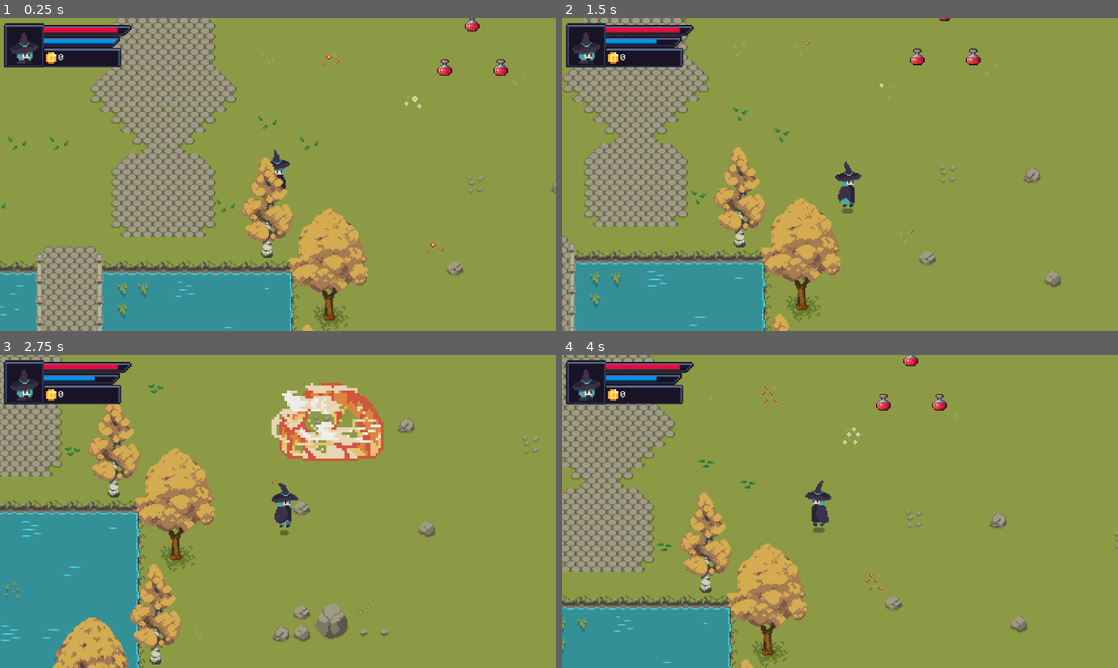
Above: before the commit, frames 1-4 (two rows, left to right).
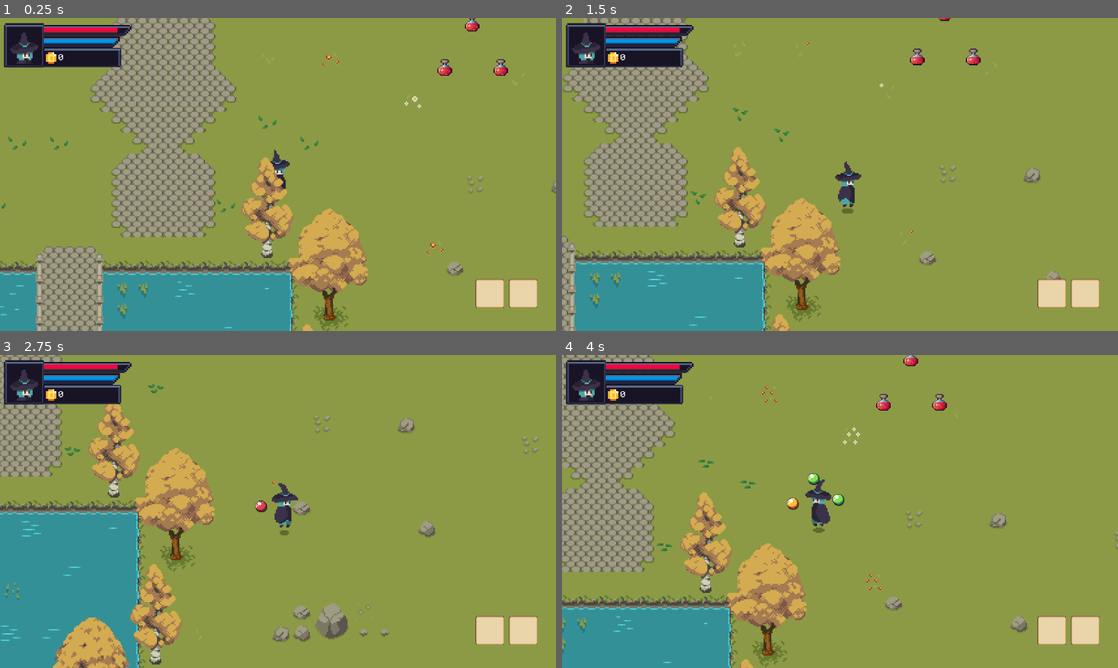
Above: after the commit, the same moments.

Repository: rahuldshetty/the-elemental-game
Game: Godot game, scene res://Scenes/Game.tscn
Same seed, same stepped clock (60 frames per second), same inputs: the game is played once before the commit and once after it. The project has no main scene, so this scene is started directly.
Inputs (mouse positions are in pixels of both pictures, inside the frame that each line leads up to):
- Up to frame 1 (0.25 s): no input
- Up to frame 2 (1.5 s): move the mouse to (962, 158) at 0.52 s; hold Right (ui_right) 0.53-1.28 s; click (962, 158) at 0.6 s; right-click (962, 158) at 0.8 s; move the mouse to (728, 190) at 1.27 s; hold Down (ui_down) from 1.28 s (still down); right-click (728, 190) at 1.35 s
- Up to frame 3 (2.75 s): tap Middle mouse button (fuse_element, bound only after the com… at 1.55, 2.1 s; move the mouse to (333, 442) at 2.02 s; release Down (ui_down) at 2.03 s; hold Right (ui_right) from 2.03 s (still down); tap 1 (orb1, bound only after the commit) at 2.3 s
- Up to frame 4 (4 s): move the mouse to (812, 574) at 2.77 s; release Right (ui_right) at 2.78 s; hold Up (ui_up) 2.78-3.53 s; tap 1 (orb1, bound only after the commit) at 2.85 s; tap 2 (orb2, bound only after the commit) at 3.05, 3.6 s; move the mouse to (1006, 558) at 3.52 s; hold Left (ui_left) from 3.53 s (still down); tap 3 (orb3, bound only after the commit) at 3.8 s

The runs differ from the first frame. In frame 1, 0.9% of the frame differs, in the area x 85-97%, y 83-93%; in frame 2, 1.0%; in frame 3, 4.7%, in the area x 17-97%, y 6-93%; in frame 4, 1.3%.

Commit message:
added element fusion and spells framework

Diff:
--- a/Scenes/Player.tscn
+++ b/Scenes/Player.tscn
@@ -6,6 +6,9 @@
 [ext_resource type="Texture2D" uid="uid://cbwysr46msphu" path="res://Sprites/gui/GUI.png" id="4_0fx2v"]
 [ext_resource type="Texture2D" uid="uid://bjti1ypofpu2k" path="res://Sprites/blue_witch/B_witch_charge.png" id="4_6av8i"]
 [ext_resource type="FontFile" uid="uid://cxt6sqemyvl3v" path="res://Fonts/monogram-extended.ttf" id="5_i4o17"]
+[ext_resource type="Texture2D" uid="uid://kawtr4ug4frn" path="res://Sprites/spell_gui/Spells/fire_spell.png" id="7_5ow7t"]
+[ext_resource type="Texture2D" uid="uid://coaf2chkfcm4w" path="res://Sprites/gui/#2 - Transparent Icons & Drop Shadow.png" id="7_tvxmu"]
+[ext_resource type="Texture2D" uid="uid://bmawntbpnhsfo" path="res://Sprites/spell_gui/Spells/ice_spell.png" id="8_avkua"]
 
 [sub_resource type="AtlasTexture" id="AtlasTexture_4hp8v"]
 atlas = ExtResource("1_yrakr")
@@ -189,6 +192,22 @@
 atlas = ExtResource("4_0fx2v")
 region = Rect2(121.431, 48.7289, 38.242, 10.9456)
 
+[sub_resource type="AtlasTexture" id="AtlasTexture_islay"]
+atlas = ExtResource("4_0fx2v")
+region = Rect2(49.7014, 97.675, 28.5125, 28.5125)
+
+[sub_resource type="AtlasTexture" id="AtlasTexture_pfamp"]
+atlas = ExtResource("7_tvxmu")
+region = Rect2(0, 580, 32, 28)
+
+[sub_resource type="AtlasTexture" id="AtlasTexture_8t4gc"]
+atlas = ExtResource("7_tvxmu")
+region = Rect2(128, 580, 32, 28)
+
+[sub_resource type="AtlasTexture" id="AtlasTexture_1uc7y"]
+atlas = ExtResource("7_tvxmu")
+region = Rect2(68, 580, 32, 28)
+
 [node name="Player" type="CharacterBody2D" groups=["player"]]
 z_index = 10
 script = ExtResource("1_3k0ro")
@@ -207,7 +226,6 @@
 position_smoothing_enabled = true
 
 [node name="PlayerHUD" type="CanvasLayer" parent="."]
-visible = false
 
 [node name="HPBar" type="TextureProgressBar" parent="PlayerHUD"]
 offset_left = 95.0
@@ -288,8 +306,110 @@
 wait_time = 1.4
 one_shot = true
 
+[node name="Control" type="Control" parent="PlayerHUD"]
+layout_mode = 3
+anchors_preset = 0
+offset_right = 40.0
+offset_bottom = 40.0
+
+[node name="SpellHud1" type="TextureRect" parent="PlayerHUD/Control"]
+layout_mode = 1
+anchors_preset = 3
+anchor_left = 1.0
+anchor_top = 1.0
+anchor_right = 1.0
+anchor_bottom = 1.0
+offset_left = 1055.0
+offset_top = 561.0
+offset_right = 1120.0
+offset_bottom = 626.0
+grow_horizontal = 0
+grow_vertical = 0
+texture = SubResource("AtlasTexture_islay")
+
+[node name="Spell1" type="TextureRect" parent="PlayerHUD/Control/SpellHud1"]
+layout_mode = 1
+anchors_preset = 8
+anchor_left = 0.5
+anchor_top = 0.5
+anchor_right = 0.5
+anchor_bottom = 0.5
+offset_left = -29.5
+offset_top = -29.5
+offset_right = 29.5
+offset_bottom = 29.5
+grow_horizontal = 2
+grow_vertical = 2
+texture = ExtResource("7_5ow7t")
+
+[node name="SpellHud2" type="TextureRect" parent="PlayerHUD/Control"]
+layout_mode = 1
+anchors_preset = 3
+anchor_left = 1.0
+anchor_top = 1.0
+anchor_right = 1.0
+anchor_bottom = 1.0
+offset_left = 1132.0
+offset_top = 561.0
+offset_right = 1197.0
+offset_bottom = 626.0
+grow_horizontal = 0
+grow_vertical = 0
+texture = SubResource("AtlasTexture_islay")
+
+[node name="Spell2" type="TextureRect" parent="PlayerHUD/Control/SpellHud2"]
+layout_mode = 1
+anchors_preset = 8
+anchor_left = 0.5
+anchor_top = 0.5
+anchor_right = 0.5
+anchor_bottom = 0.5
+offset_left = -29.5
+offset_top = -29.5
+offset_right = 30.5
+offset_bottom = 29.5
+grow_horizontal = 2
+grow_vertical = 2
+texture = ExtResource("8_avkua")
+
 [node name="AudioListener2D" type="AudioListener2D" parent="."]
 current = true
 
+[node name="GamicHUD" type="Control" parent="."]
+visible = false
+layout_mode = 3
+anchors_preset = 15
+anchor_right = 1.0
+anchor_bottom = 1.0
+grow_horizontal = 2
+grow_vertical = 2
+
+[node name="Orb1" type="TextureRect" parent="GamicHUD"]
+layout_mode = 0
+offset_left = -24.0
+offset_top = -9.0
+offset_right = -13.0
+offset_bottom = 1.0
+texture = SubResource("AtlasTexture_pfamp")
+expand_mode = 2
+
+[node name="Orb2" type="TextureRect" parent="GamicHUD"]
+layout_mode = 0
+offset_left = -8.0
+offset_top = -28.0
+offset_right = 3.0
+offset_bottom = -18.0
+texture = SubResource("AtlasTexture_8t4gc")
+expand_mode = 2
+
+[node name="Orb3" type="TextureRect" parent="GamicHUD"]
+layout_mode = 0
+offset_left = 11.0
+offset_top = -12.0
+offset_right = 22.0
+offset_bottom = -2.0
+texture = SubResource("AtlasTexture_1uc7y")
+expand_mode = 2
+
 [connection signal="animation_finished" from="AnimatedSprite2D" to="." method="_on_animated_sprite_2d_animation_finished"]
 [connection signal="timeout" from="PlayerHUD/PlayerNotification/PlayerNotificationTimer" to="." method="_on_player_notification_timer_timeout"]
--- a/Scripts/Player.gd
+++ b/Scripts/Player.gd
@@ -22,15 +22,78 @@
 @onready var player_notif_timer:Timer = $PlayerHUD/PlayerNotification/PlayerNotificationTimer
 
 # Spells
+@onready var orb1:TextureRect = $GamicHUD/Orb1
+@onready var orb2:TextureRect = $GamicHUD/Orb2
+@onready var orb3:TextureRect = $GamicHUD/Orb3
+
+@onready var spell1:TextureRect = $PlayerHUD/Control/SpellHud1/Spell1
+@onready var spell2:TextureRect = $PlayerHUD/Control/SpellHud2/Spell2
+
+var selected_orbs:Array = []
+const MAX_ORBS = 3
+
+var ORBS = [
+	{
+		"id": 0,
+		"name": "Fire",
+		"x": 0,
+	},
+	{
+		"id": 1,
+		"name": "Earth",
+		"x": 68,
+	},
+	{
+		"id": 2,
+		"name": "Wind",
+		"x": 100,
+	},
+	{
+		"id": 3,
+		"name": "Water",
+		"x": 32,
+	},
+	{
+		"id": 4,
+		"name": "Void",
+		"x": 128,
+	}
+]
+
+const SPELL_ICON_PREFIX = "res://Sprites/spell_gui/"
+
+var select_spells = []
+const MAX_SPELS = 2
+
+var SPELLS = {
+	Vector3i(0,0,0) : {
+		"id": 0,
+		"name": "Fire Blast",
+		"icon": "Spells/fire_spell.png",
+		"orbs": [0,0,0],
+		"function": fire_blast,
+		"mana": 30
+	}
+}
+
 var casting_spell = false
 
 ## Fire Blast
 @export var Fire_Blast_Scene: PackedScene
 const BLAST_OFF_DISTANCE:int = 150
-const FIRE_BLAST_MANA:int = 30
 
 func _ready():
 	animation.play("idle")
+	$GamicHUD.visible = true
+
+
+	orb1.visible = false
+	orb2.visible = false
+	orb3.visible = false
+
+	spell1.visible =  false
+	spell2.visible = false
+
 	hud.visible = true
 	init_player_stats()
 
@@ -103,20 +166,89 @@
 		player_notification.visible = false
 	player_notification.text = "\n".join(notifications)
 
+# Orbs Stuff
+func get_orb_draw_region(x):
+	return Rect2(x, 580, 32, 28)
+
+func draw_orbs():
+	if len(selected_orbs) >= 1:
+		orb1.texture.region = get_orb_draw_region(selected_orbs[0]['x'])
+		orb1.visible = true
+	if len(selected_orbs) >= 2:
+		orb2.texture.region = get_orb_draw_region(selected_orbs[1]['x'])
+		orb2.visible = true
+	if len(selected_orbs) >= 3:
+		orb3.texture.region = get_orb_draw_region(selected_orbs[2]['x'])
+		orb3.visible = true
+
+func add_orb(idx):
+	selected_orbs.push_front(ORBS[idx])
+	selected_orbs = selected_orbs.slice(0, MAX_ORBS)
+	draw_orbs()
+
+# Elemnet Fusion
+
+func draw_spells():
+	if len(select_spells) >= 1:
+		spell1.texture = load(SPELL_ICON_PREFIX + select_spells[0]['icon'])
+		spell1.visible = true
+	if len(select_spells) >= 2:
+		spell2.texture = load(SPELL_ICON_PREFIX + select_spells[1]['icon'])
+		spell2.visible = true
+
+func add_spell(spell):
+	if spell in select_spells:
+		return
+	select_spells.push_front(spell)
+	select_spells = select_spells.slice(0, MAX_SPELS)
+	draw_spells()
+
+func fuse_element():
+	if len(selected_orbs) == 3:
+		var key = Vector3i(
+			selected_orbs[0]['id'],
+			selected_orbs[1]['id'],
+			selected_orbs[2]['id']
+		)
+		if key in SPELLS:
+			add_spell(SPELLS[key])
+
 # Spells
 
 func _input(event):
-	if Input.is_action_just_pressed("shoot"):
-		fire_blast()
+	if Input.is_action_just_pressed("fuse_element"):
+		fuse_element()
+	if Input.is_action_just_pressed("cast_spell"):
+		cast_spell(0)
+	if Input.is_action_just_pressed("case_spell_2"):
+		cast_spell(1)
+	if Input.is_action_just_pressed("orb1"):
+		add_orb(0)
+	if Input.is_action_just_pressed("orb2"):
+		add_orb(1)
+	if Input.is_action_just_pressed("orb3"):
+		add_orb(2)
+	if Input.is_action_just_pressed("orb4"):
+		add_orb(3)
+	if Input.is_action_just_pressed("orb5"):
+		add_orb(4)
+
+
+func cast_spell(idx):
+	if len(select_spells) >= idx + 1:
+		var mana = select_spells[idx]['mana']
+		if player_mana >= mana:
+			update_mana(-mana)
+			(select_spells[idx]['function']).call()
+
 
 func cast_spell_animation():
 	animation.play("spell")
 	casting_spell = true
 
 func fire_blast():
-	if Fire_Blast_Scene and player_mana >= FIRE_BLAST_MANA:
+	if Fire_Blast_Scene:
 		cast_spell_animation()
-		update_mana(-FIRE_BLAST_MANA)
 		var blast:Area2D = Fire_Blast_Scene.instantiate()
 		blast.position = global_position
 		if is_player_facing_left():
--- a/project.godot
+++ b/project.godot
@@ -49,9 +49,44 @@
 , Object(InputEventKey,"resource_local_to_scene":false,"resource_name":"","device":0,"window_id":0,"alt_pressed":false,"shift_pressed":false,"ctrl_pressed":false,"meta_pressed":false,"pressed":false,"keycode":0,"physical_keycode":83,"key_label":0,"unicode":0,"echo":false,"script":null)
 ]
 }
-shoot={
+cast_spell={
 "deadzone": 0.5,
 "events": [Object(InputEventMouseButton,"resource_local_to_scene":false,"resource_name":"","device":-1,"window_id":0,"a …(236 unchanged characters)…
+]
+}
+case_spell_2={
+"deadzone": 0.5,
+"events": [Object(InputEventMouseButton,"resource_local_to_scene":false,"resource_name":"","device":-1,"window_id":0,"alt_pressed":false,"shift_pressed":false,"ctrl_pressed":false,"meta_pressed":false,"button_mask":0,"position":Vector2(0, 0),"global_position":Vector2(0, 0),"factor":1.0,"button_index":2,"pressed":false,"double_click":false,"script":null)
+]
+}
+fuse_element={
+"deadzone": 0.5,
+"events": [Object(InputEventMouseButton,"resource_local_to_scene":false,"resource_name":"","device":-1,"window_id":0,"alt_pressed":false,"shift_pressed":false,"ctrl_pressed":false,"meta_pressed":false,"button_mask":0,"position":Vector2(0, 0),"global_position":Vector2(0, 0),"factor":1.0,"button_index":3,"pressed":false,"double_click":false,"script":null)
+]
+}
+orb1={
+"deadzone": 0.5,
+"events": [Object(InputEventKey,"resource_local_to_scene":false,"resource_name":"","device":0,"window_id":0,"alt_pressed":false,"shift_pressed":false,"ctrl_pressed":false,"meta_pressed":false,"pressed":false,"keycode":0,"physical_keycode":49,"key_label":0,"unicode":0,"echo":false,"script":null)
+]
+}
+orb2={
+"deadzone": 0.5,
+"events": [Object(InputEventKey,"resource_local_to_scene":false,"resource_name":"","device":0,"window_id":0,"alt_pressed":false,"shift_pressed":false,"ctrl_pressed":false,"meta_pressed":false,"pressed":false,"keycode":0,"physical_keycode":50,"key_label":0,"unicode":0,"echo":false,"script":null)
+]
+}
+orb3={
+"deadzone": 0.5,
+"events": [Object(InputEventKey,"resource_local_to_scene":false,"resource_name":"","device":0,"window_id":0,"alt_pressed":false,"shift_pressed":false,"ctrl_pressed":false,"meta_pressed":false,"pressed":false,"keycode":0,"physical_keycode":51,"key_label":0,"unicode":0,"echo":false,"script":null)
+]
+}
+orb4={
+"deadzone": 0.5,
+"events": [Object(InputEventKey,"resource_local_to_scene":false,"resource_name":"","device":0,"window_id":0,"alt_pressed":false,"shift_pressed":false,"ctrl_pressed":false,"meta_pressed":false,"pressed":false,"keycode":0,"physical_keycode":52,"key_label":0,"unicode":0,"echo":false,"script":null)
+]
+}
+orb5={
+"deadzone": 0.5,
+"events": [Object(InputEventKey,"resource_local_to_scene":false,"resource_name":"","device":0,"window_id":0,"alt_pressed":false,"shift_pressed":false,"ctrl_pressed":false,"meta_pressed":false,"pressed":false,"keycode":0,"physical_keycode":53,"key_label":0,"unicode":0,"echo":false,"script":null)
 ]
 }
 
Not shown: 1 places in Scenes/Player.tscn that only renumber resources
Binary file added: Sprites/gui/#2 - Transparent Icons & Drop Shadow.png
Not shown, added: Sprites/gui/#2 - Transparent Icons & Drop Shadow.png.import
Binary file added: Sprites/spell_gui/Buffs/attack_boost.png
Not shown, added: Sprites/spell_gui/Buffs/attack_boost.png.import
Binary file added: Sprites/spell_gui/Buffs/attack_speed_boost.png
Not shown, added: Sprites/spell_gui/Buffs/attack_speed_boost.png.import
Binary file added: Sprites/spell_gui/Buffs/critical_boost.png
Not shown, added: Sprites/spell_gui/Buffs/critical_boost.png.import
Binary file added: Sprites/spell_gui/Buffs/defense_boost.png
Not shown, added: Sprites/spell_gui/Buffs/defense_boost.png.import
Binary file added: Sprites/spell_gui/Buffs/element_boost.png
(and 87 more such lines)
